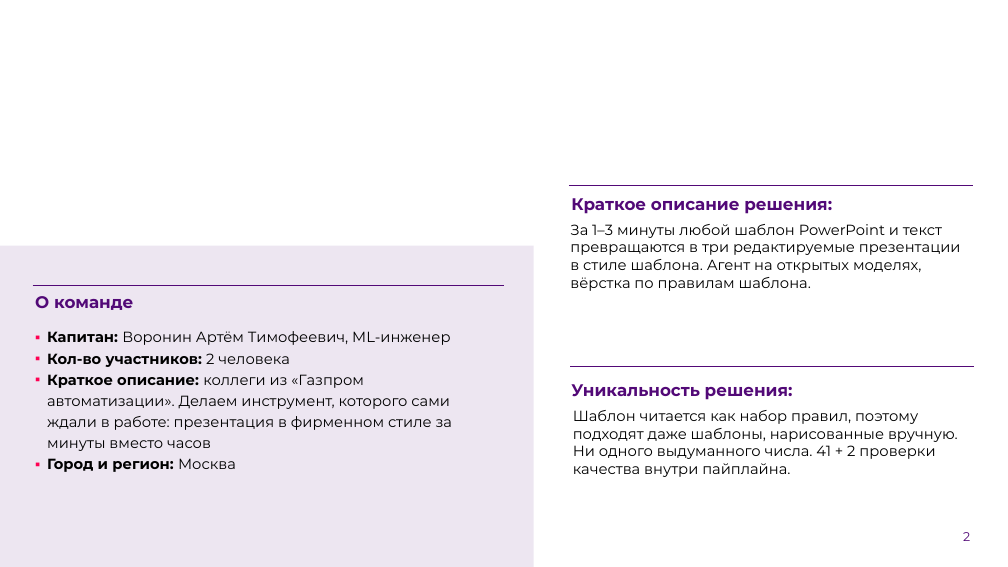
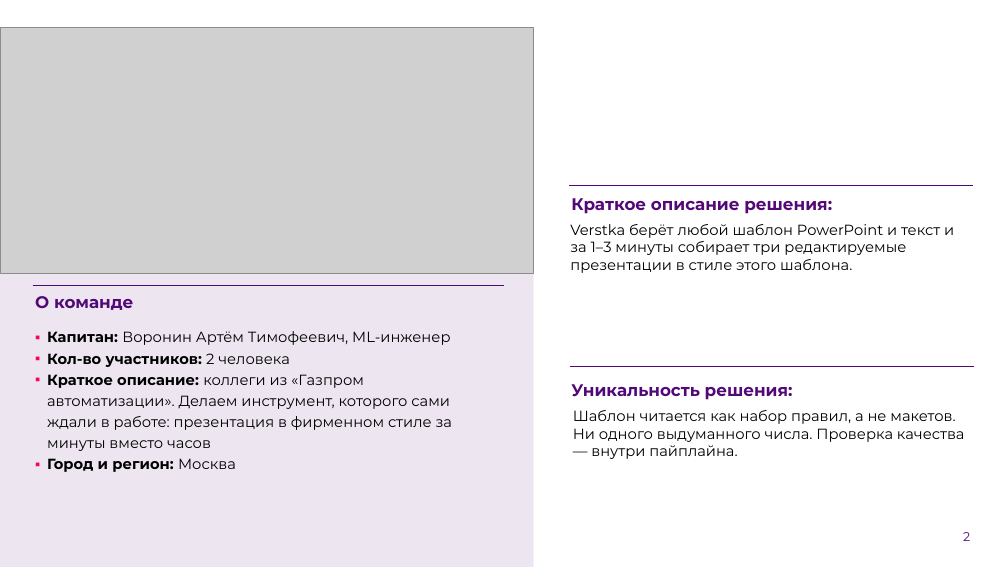
Before and after one commit to hl0pch1k/verstka, a slide deck: slide 2 of docs/presentation/verstka-pitch.pptx. Drawn at 1008x567 pixels with LibreOffice and Linux fonts; fonts in the diff are those of the drawing; grey boxes stand for pictures; background and template pictures are left out. Boxes give left, top, right and bottom in pixels: in the first picture for what was removed or moved away, otherwise in the second. Text is boxed around its words. In the diff, an @@ line names an element or a change of style, - is before the commit and + after.

Commit message:
Новая презентация проекта; раздел «Для экспертов» в README
- презентация: обязательные слайды шаблона ЛЦТ без искажений и пустот, остальные — крупные заголовки, скриншоты сервиса, сетка девяти демо-презентаций, аудит и эффективность в цифрах
- README: навигация для экспертов по шагам; ссылка на видео открывается в браузере
- docs/video/README.md: что показано в видео; MODELS.md и счётчики тестов обновлены
- ссылки для формы сдачи убраны из репозитория

```diff
--- a/docs/presentation/verstka-pitch.pptx
+++ b/docs/presentation/verstka-pitch.pptx
@@ picture added at <box>0,28,534,274</box> @@
@@ text at <box>570,224,954,273</box>: text changed @@
-За 1–3 минуты любой шаблон PowerPoint и текст превращаются в три редактируемые презентации в стиле шаблона. Агент на открытых моделях, вёрстка по правилам шаблона.
+Verstka берёт любой шаблон PowerPoint и текст и за 1–3 минуты собирает три редактируемые презентации в стиле этого шаблона.
@@ text at <box>573,410,965,459</box>: text changed @@
-Шаблон читается как набор правил, поэтому подходят даже шаблоны, нарисованные вручную. Ни одного выдуманного числа. 41 + 2 проверки качества внутри пайплайна.
+Шаблон читается как набор правил, а не макетов. Ни одного выдуманного числа. Проверка качества — внутри пайплайна.
```
Also in this commit, not shown: 10 other slides changed, 2 slides added, 2 slides removed, 5 other files.
